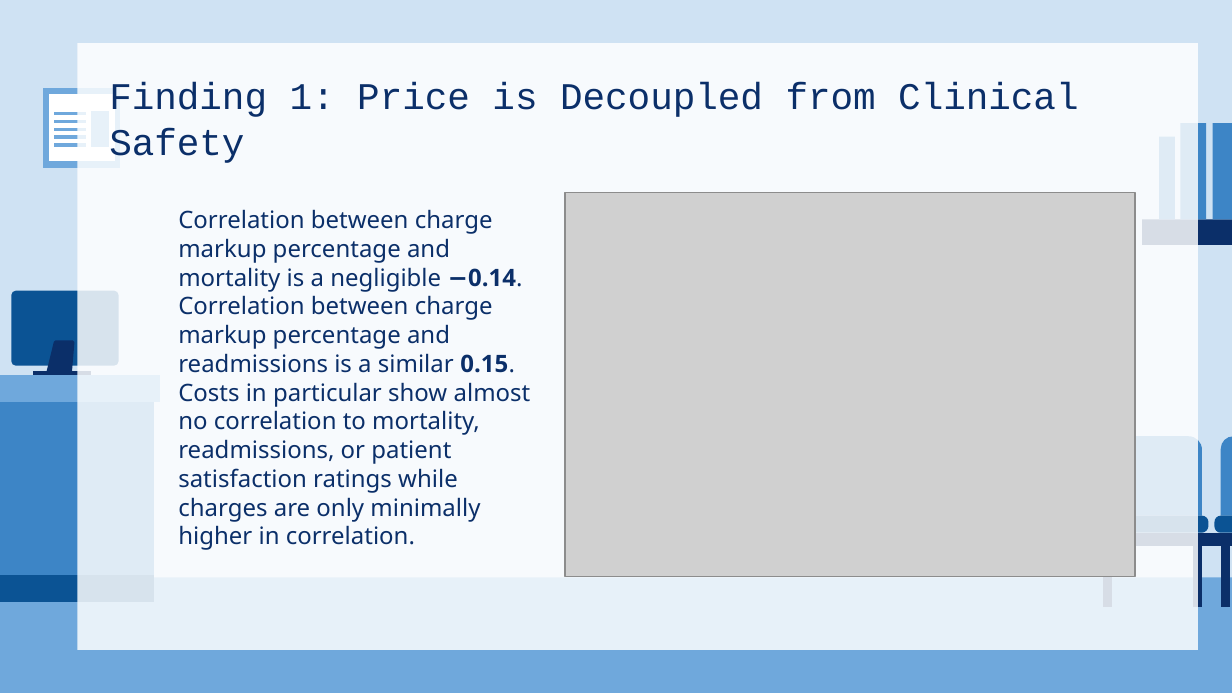
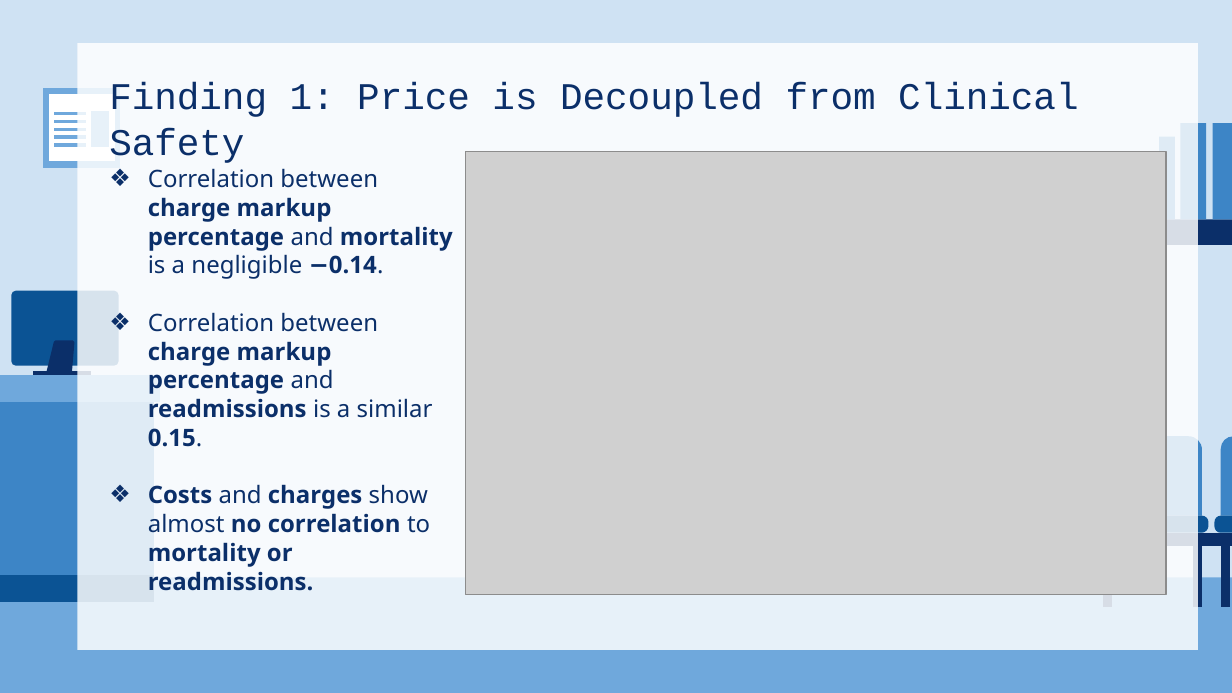
Before and after one commit to kjaques/hospital-financial-and-quality-performance, a slide deck: slide 8 of The Cost of Care.pptx. Drawn at 1232x693 pixels with LibreOffice and Linux fonts; fonts in the diff are those of the drawing; grey boxes stand for pictures. Boxes give left, top, right and bottom in pixels: in the first picture for what was removed or moved away, otherwise in the second. Text is boxed around its words. In the diff, an @@ line names an element or a change of style, - is before the commit and + after.

```diff
--- a/The Cost of Care.pptx
+++ b/The Cost of Care.pptx
@@ subtitle at bbox=[148, 168, 453, 591]: text changed; bold on @@
-Correlation between charge markup percentage and mortality is a negligible −0.14. Correlation between charge markup percentage and readmissions is a similar 0.15. Costs in particular show almost no correlation to mortality, readmissions, or patient satisfaction ratings while charges are only minimally higher in correlation.
+❖ Correlation between charge markup percentage and mortality is a negligible −0.14.
+❖ Correlation between charge markup percentage and readmissions is a similar 0.15.
+❖ Costs and charges show almost no correlation to mortality or readmissions.
@@ picture: place and size @@
-picture at bbox=[565, 192, 1136, 577]
+picture at bbox=[466, 152, 1167, 595]
```
Also in this commit, not shown: 3 other slides changed, 9 other files.
